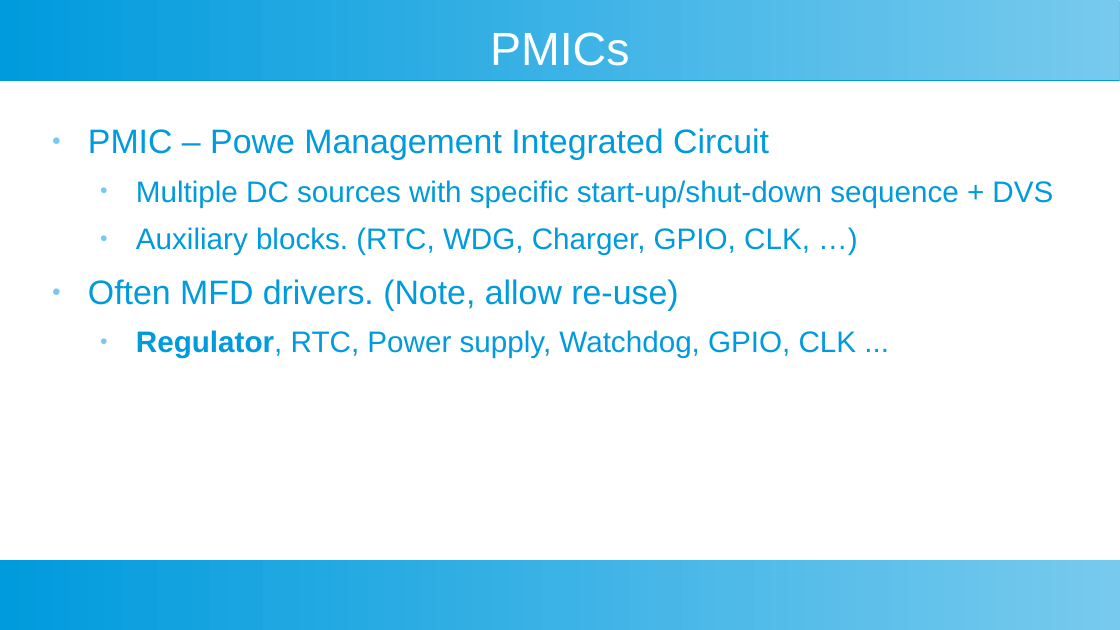
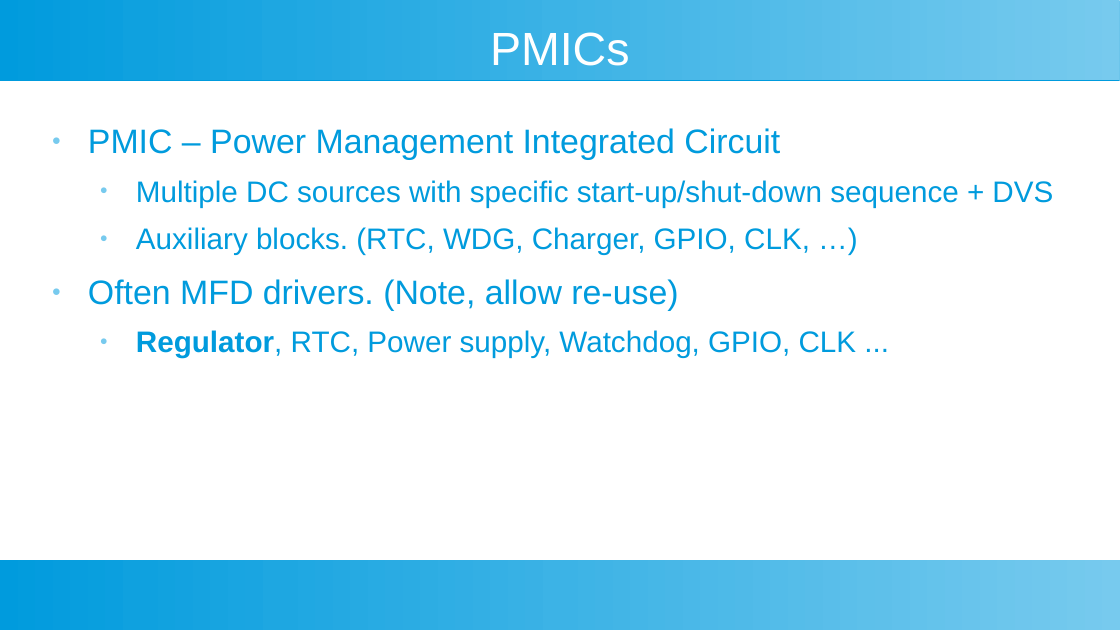
Before and after one commit to M-Vaittinen/babblings, a slide deck: slide 6 of PMIC/PMIC-babblings.odp (slide 5 before the commit). Drawn at 1120x630 pixels with LibreOffice and Linux fonts; fonts in the diff are those of the drawing. Boxes give left, top, right and bottom in pixels: in the first picture for what was removed or moved away, otherwise in the second. Text is boxed around its words. In the diff, an @@ line names an element or a change of style, - is before the commit and + after.

Commit message:
babblings: PMIC: minor fixes

```diff
--- a/PMIC/PMIC-babblings.odp
+++ b/PMIC/PMIC-babblings.odp
@@ text at bbox=[88, 128, 780, 160]: text changed @@
-● PMIC – Powe Management Integrated Circuit
+● PMIC – Power Management Integrated Circuit
```
Also in this commit, not shown: 2 other slides changed, 3 slides added, 1 slide removed.
